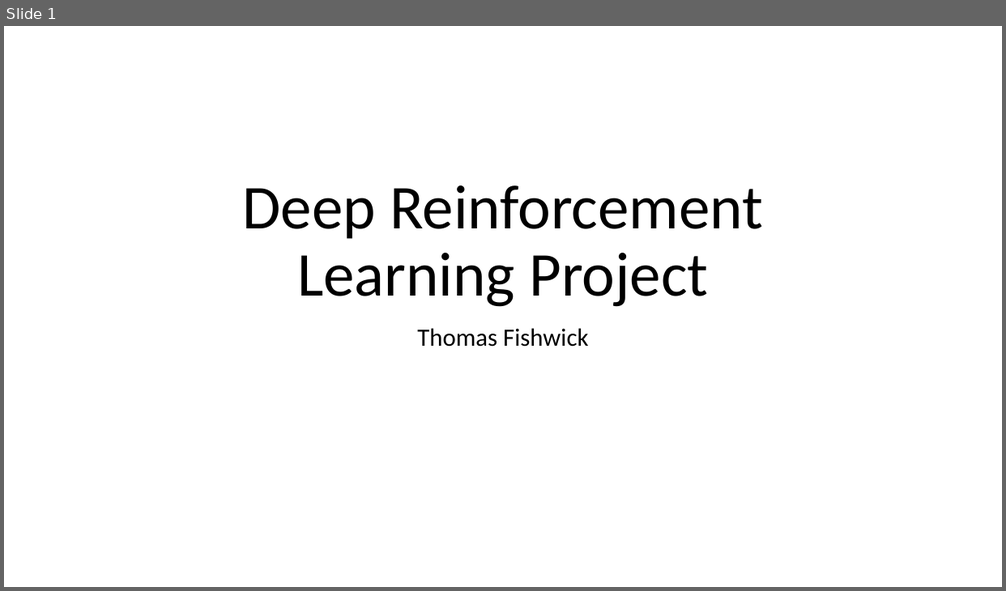
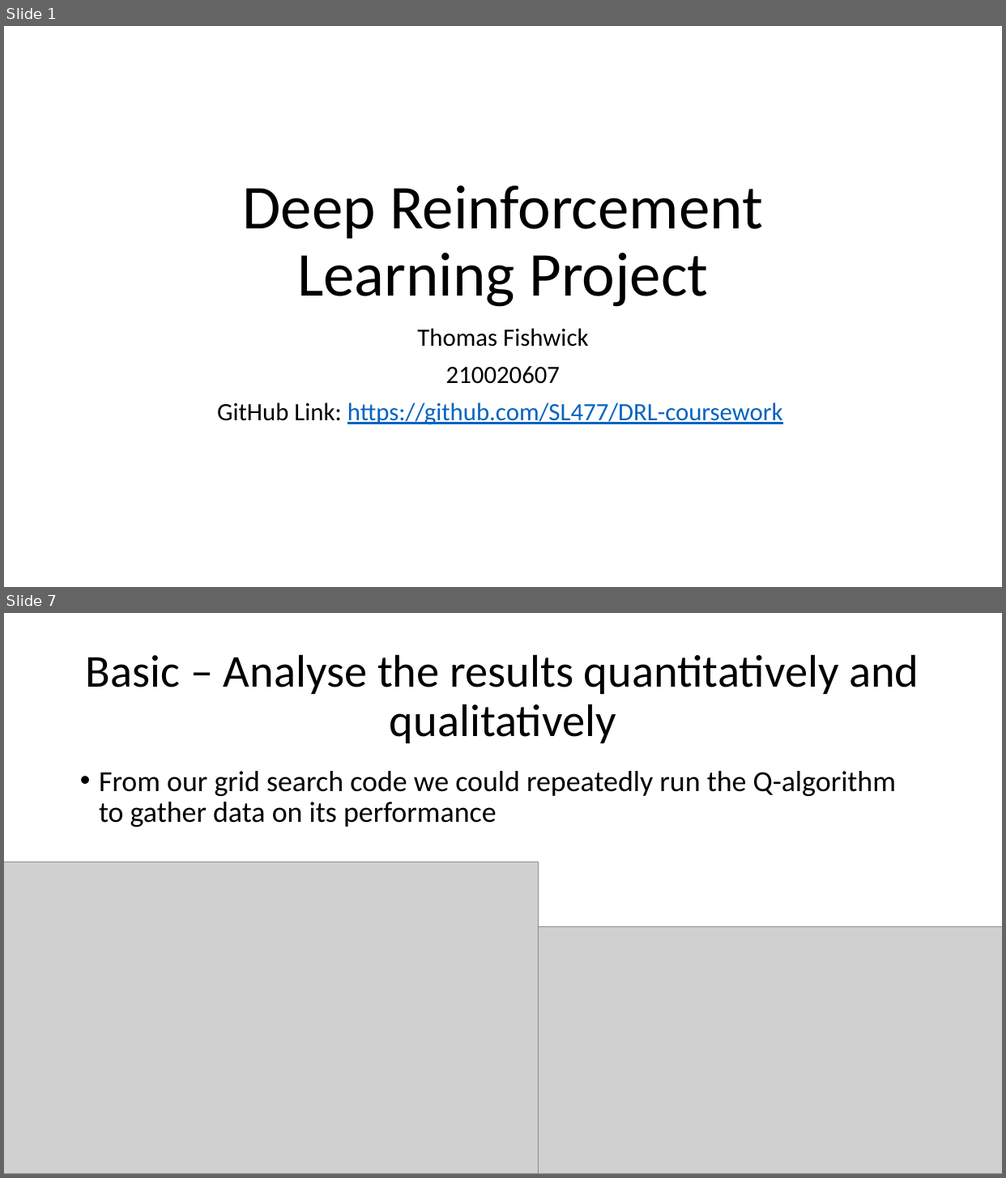
Before and after one commit to SL477/DRL-coursework, a slide deck: presentation.pptx. Shown one above the other, each under a label of ours: slide 1 before the commit, slides 1 and 7 after it; the slides between them are not shown. The pictures are 1006x591 and 1006x1178 pixels, drawn with LibreOffice and Linux fonts; fonts in the diff are those of the drawing; grey boxes stand for pictures. Boxes give left, top, right and bottom in pixels: in the first picture for what was removed or moved away, otherwise in the second. Text is boxed around its words. In the diff, an @@ line names an element or a change of style, - is before the commit and + after.

```diff
--- a/presentation.pptx
+++ b/presentation.pptx
@@ slide 7 added at [4,613,1002,1174], background #FFFFFF @@
@@ title added at [86,654,918,743], 44 pt, text #000000 @@
+Basic – Analyse the results quantitatively and qualitatively
@@ text added at [99,771,896,827], 28 pt, text #000000 @@
+• From our grid search code we could repeatedly run the Q-algorithm to gather data on its performance
@@ picture added at [4,862,539,1174] @@
@@ picture added at [539,927,1002,1174] @@
@@ slide 1 changed as well @@
@@ subtitle at [217,366,783,425]: paragraphs added @@
+210020607
+GitHub Link: https://github.com/SL477/DRL-coursework
```
Also in this commit, not shown: 12 other slides added, 1 other file.
